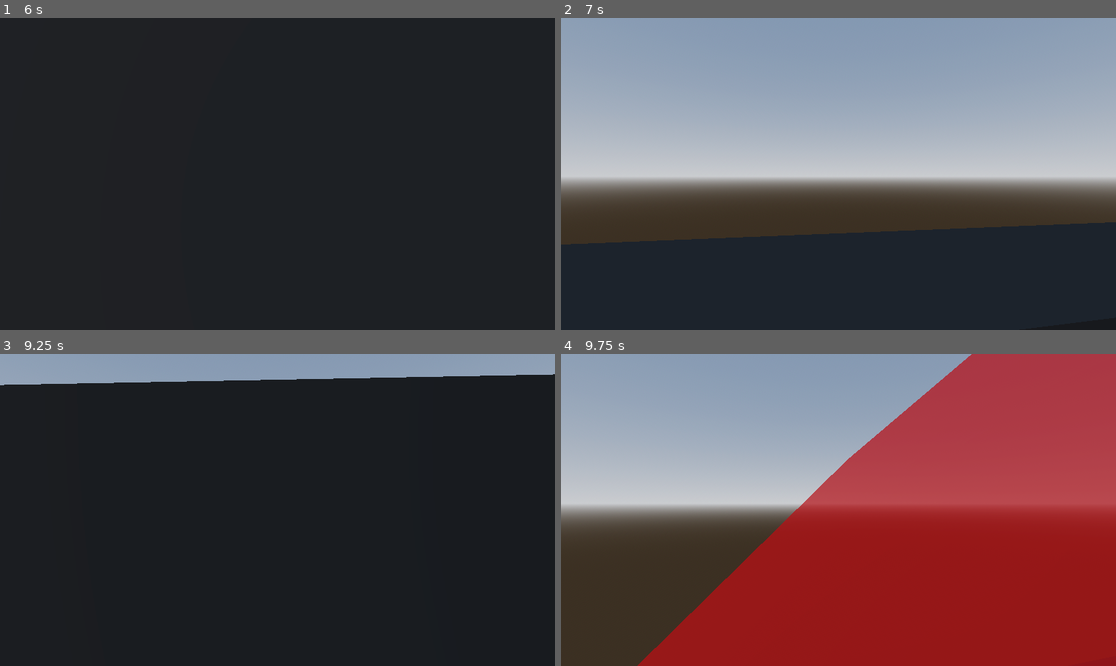
Above: before the commit, frames 1-4 (two rows, left to right).
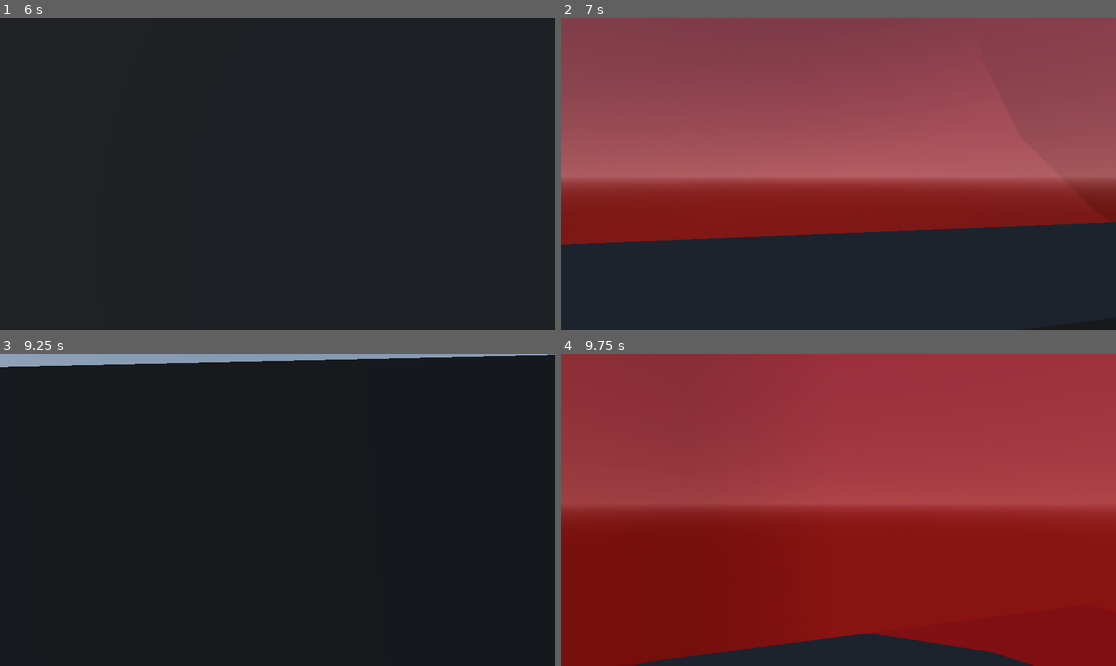
Above: after the commit, the same moments.

Repository: fantasticyeyplustiger/fantastic-boss-fight
Game: Godot game, scene res://Level/Level.tscn
Same seed, same stepped clock (60 frames per second), same inputs: the game is played once before the commit and once after it.
Inputs (mouse positions are in pixels of both pictures, inside the frame that each line leads up to):
- Up to frame 1 (6 s): tap Enter at 0.5, 5 s; move the mouse to (305, 174) at 0.52 s; hold Shift (dash) 0.53-1.28 s; hold W (up) 0.53-5.78 s; tap Space (jump) at 0.77, 1.52, 2.75, 3.02, 3.77, 4.52, 5.75 s; move the mouse to (249, 174) at 1.27 s; tap Shift (dash) every 1.5 s from 1.35 to 5.85 s; move the mouse to (288, 167) at 2.02 s; hold Shift (dash) 2.03-2.78 s; move the mouse to (271, 180) at 2.77 s; move the mouse to (316, 177) at 3.52 s; hold Shift (dash) 3.53-4.28 s; move the mouse to (233, 170) at 4.27 s; move the mouse to (283, 174) at 5.02 s; hold Shift (dash) 5.03-5.78 s; move the mouse to (255, 167) at 5.77 s; hold D (right) from 5.78 s (still down)
- Up to frame 2 (7 s): tap Space (jump) at 6.02, 6.77 s; move the mouse to (866, 174) at 6.52 s; release D (right) at 6.53 s; hold W (up) from 6.53 s (still down); hold Shift (dash) from 6.53 s (still down)
- Up to frame 3 (9.25 s): move the mouse to (249, 510) at 7.27 s; release Shift (dash) at 7.28 s; tap Shift (dash) at 7.35, 8.85 s; tap Space (jump) at 7.52, 8.75, 9.02 s; tap Enter at 8 s; move the mouse to (288, 503) at 8.02 s; hold Shift (dash) 8.03-8.78 s; move the mouse to (271, 516) at 8.77 s; release W (up) at 8.78 s; hold A (left) from 8.78 s (still down)
- Up to frame 4 (9.75 s): move the mouse to (877, 513) at 9.52 s; release A (left) at 9.53 s; hold W (up) from 9.53 s (still down); hold Shift (dash) from 9.53 s (still down)

Frame 1 is identical in both runs. In frame 2, 69% of the frame differs, in the area x 0-100%, y 0-73%; in frame 3, 6.0%; in frame 4, 51%.

Commit message:
damage fix

Diff:
--- a/fantastic-boss-fight/Boss/Boss.gd
+++ b/fantastic-boss-fight/Boss/Boss.gd
@@ -65,8 +65,8 @@
 	look_at(target_position)
 
 	var magnitude : float = (target_position - global_position).length()
-	var new_position : Vector3 = Vector3(0, 0, (-magnitude * 2.5) + 1.5)
-	var new_height : float = magnitude * 4.5
+	var new_position : Vector3 = Vector3(0, 0, (-magnitude * 3) + 1.5)
+	var new_height : float = magnitude * 6
 
 	$AirChargePath/Hitbox.position = new_position
 	$AirChargePath/Hitbox.shape.height = new_height
@@ -106,24 +106,24 @@
 
 	if is_on_floor():
 		charge_visible_hitbox.mesh.size = size - Vector3(0.0, 16.0, 0.0)
-		$ChargePath/VisibleLandingHitbox.mesh.top_radius = 35.0
-		$ChargePath/VisibleLandingHitbox.mesh.bottom_radius = 35.0
-		$ChargePath/LandingHitbox.shape.radius = 35.0
+		$ChargeLanding/VisibleLandingHitbox.mesh.top_radius = 35.0
+		$ChargeLanding/VisibleLandingHitbox.mesh.bottom_radius = 35.0
+		$ChargeLanding/LandingHitbox.shape.radius = 35.0
 	else:
 		charge_visible_hitbox.mesh.size = size - Vector3(0.0, 1.0, 0.0)
 
 	charge_visible_hitbox.position = hitbox_pos - Vector3(0.0, 6.0, 0.0)
 	charge_visible_hitbox.visible = true
 
-	$ChargePath/VisibleLandingHitbox.global_position = Vector3(target_position.x, 0.0, target_position.z)
-	$ChargePath/VisibleLandingHitbox.global_rotation = Vector3.ZERO
-	$ChargePath/LandingHitbox.global_position = Vector3(target_position.x, 0.0, target_position.z)
-	$ChargePath/LandingHitbox.global_rotation = Vector3.ZERO
+	$ChargeLanding/VisibleLandingHitbox.global_position = Vector3(target_position.x, 0.0, target_position.z)
+	$ChargeLanding/VisibleLandingHitbox.global_rotation = Vector3.ZERO
+	$ChargeLanding/LandingHitbox.global_position = Vector3(target_position.x, 0.0, target_position.z)
+	$ChargeLanding/LandingHitbox.global_rotation = Vector3.ZERO
 
 	$Animations.play("charge")
 	await get_tree().create_timer(0.6).timeout
 	charge_hitbox.set_deferred("disabled", false)
-	$ChargePath/LandingHitbox.set_deferred("disabled", false)
+	$ChargeLanding/LandingHitbox.set_deferred("disabled", false)
 
 	# reset turns hitbox invisible
 	$Animations.play("RESET")
@@ -132,7 +132,7 @@
 
 	global_position = Vector3(target_position.x, Y_VALUE_FOR_FLOOR, target_position.z)
 	charge_hitbox.set_deferred("disabled", true)
-	$ChargePath/LandingHitbox.set_deferred("disabled", true)
+	$ChargeLanding/LandingHitbox.set_deferred("disabled", true)
 
 	walk_cooldown.start(0.5)
 	attack_cd_timer.start(0.75)
--- a/fantastic-boss-fight/Boss/Boss.tscn
+++ b/fantastic-boss-fight/Boss/Boss.tscn
@@ -77,7 +77,219 @@
 
 [sub_resource type="StandardMaterial3D" id="StandardMaterial3D_b0eo8"]
 transparency = 1
+cull_mode = 1
 albedo_color = Color(1, 1, 1, 0)
+
+[sub_resource type="Animation" id="Animation_b0eo8"]
+length = 0.001
+tracks/0/type = "value"
+tracks/0/imported = false
+tracks/0/enabled = true
+tracks/0/path = NodePath("Torso:rotation")
+tracks/0/interp = 1
+tracks/0/loop_wrap = true
+tracks/0/keys = {
+"times": PackedFloat32Array(0),
+"transitions": PackedFloat32Array(1),
+"update": 0,
+"values": [Vector3(0, 0, 0)]
+}
+tracks/1/type = "value"
+tracks/1/imported = false
+tracks/1/enabled = true
+tracks/1/path = NodePath("Torso/RightArm:rotation")
+tracks/1/interp = 1
+tracks/1/loop_wrap = true
+tracks/1/keys = {
+"times": PackedFloat32Array(0),
+"transitions": PackedFloat32Array(1),
+"update": 0,
+"values": [Vector3(0, 0, 0)]
+}
+tracks/2/type = "value"
+tracks/2/imported = false
+tracks/2/enabled = true
+tracks/2/path = NodePath("Torso/LeftLeg:rotation")
+tracks/2/interp = 1
+tracks/2/loop_wrap = true
+tracks/2/keys = {
+"times": PackedFloat32Array(0),
+"transitions": PackedFloat32Array(1),
+"update": 0,
+"values": [Vector3(0, 0, 0)]
+}
+tracks/3/type = "value"
+tracks/3/imported = false
+tracks/3/enabled = true
+tracks/3/path = NodePath("Torso/LeftLeg:position")
+tracks/3/interp = 1
+tracks/3/loop_wrap = true
+tracks/3/keys = {
+"times": PackedFloat32Array(0),
+"transitions": PackedFloat32Array(1),
+"update": 0,
+"values": [Vector3(0, 0, 0)]
+}
+tracks/4/type = "value"
+tracks/4/imported = false
+tracks/4/enabled = true
+tracks/4/path = NodePath("Torso/LeftArm:rotation")
+tracks/4/interp = 1
+tracks/4/loop_wrap = true
+tracks/4/keys = {
+"times": PackedFloat32Array(0),
+"transitions": PackedFloat32Array(1),
+"update": 0,
+"values": [Vector3(0, 0, 0)]
+}
+tracks/5/type = "value"
+tracks/5/imported = false
+tracks/5/enabled = true
+tracks/5/path = NodePath("Torso/LeftArm:position")
+tracks/5/interp = 1
+tracks/5/loop_wrap = true
+tracks/5/keys = {
+"times": PackedFloat32Array(0),
+"transitions": PackedFloat32Array(1),
+"update": 0,
+"values": [Vector3(0, 0, 0)]
+}
+tracks/6/type = "value"
+tracks/6/imported = false
+tracks/6/enabled = true
+tracks/6/path = NodePath("Torso/RightArm:position")
+tracks/6/interp = 1
+tracks/6/loop_wrap = true
+tracks/6/keys = {
+"times": PackedFloat32Array(0),
+"transitions": PackedFloat32Array(1),
+"update": 0,
+"values": [Vector3(0, 0, 0)]
+}
+tracks/7/type = "value"
+tracks/7/imported = false
+tracks/7/enabled = true
+tracks/7/path = NodePath("ChargePath/VisibleHitbox:surface_material_override/0:albedo_color")
+tracks/7/interp = 1
+tracks/7/loop_wrap = true
+tracks/7/keys = {
+"times": PackedFloat32Array(0),
+"transitions": PackedFloat32Array(1),
+"update": 0,
+"values": [Color(1, 0, 0, 0)]
+}
+tracks/8/type = "value"
+tracks/8/imported = false
+tracks/8/enabled = true
+tracks/8/path = NodePath("AirChargePath/VisibleHitbox:surface_material_override/0:albedo_color")
+tracks/8/interp = 1
+tracks/8/loop_wrap = true
+tracks/8/keys = {
+"times": PackedFloat32Array(0),
+"transitions": PackedFloat32Array(1),
+"update": 0,
+"values": [Color(1, 1, 1, 0)]
+}
+
+[sub_resource type="Animation" id="Animation_p0rjq"]
+resource_name = "air_charge"
+length = 0.6
+tracks/0/type = "value"
+tracks/0/imported = false
+tracks/0/enabled = true
+tracks/0/path = NodePath("Torso:rotation")
+tracks/0/interp = 1
+tracks/0/loop_wrap = true
+tracks/0/keys = {
+"times": PackedFloat32Array(0, 0.2),
+"transitions": PackedFloat32Array(1, 1),
+"update": 0,
+"values": [Vector3(0, 0, 0), Vector3(0, -0.570723, 0)]
+}
+tracks/1/type = "value"
+tracks/1/imported = false
+tracks/1/enabled = true
+tracks/1/path = NodePath("Torso/RightArm:rotation")
+tracks/1/interp = 1
+tracks/1/loop_wrap = true
+tracks/1/keys = {
+"times": PackedFloat32Array(0, 0.2),
+"transitions": PackedFloat32Array(0.420448, 1),
+"update": 0,
+"values": [Vector3(0, 0, 0), Vector3(1.52367, 0.190241, 0)]
+}
+tracks/2/type = "value"
+tracks/2/imported = false
+tracks/2/enabled = true
+tracks/2/path = NodePath("Torso/LeftLeg:rotation")
+tracks/2/interp = 1
+tracks/2/loop_wrap = true
+tracks/2/keys = {
+"times": PackedFloat32Array(0, 0.2),
+"transitions": PackedFloat32Array(1, 1),
+"update": 0,
+"values": [Vector3(0, 0, 0), Vector3(-0.190241, 0.380482, 0)]
+}
+tracks/3/type = "value"
+tracks/3/imported = false
+tracks/3/enabled = true
+tracks/3/path = NodePath("Torso/LeftLeg:position")
+tracks/3/interp = 1
+tracks/3/loop_wrap = true
+tracks/3/keys = {
+"times": PackedFloat32Array(0, 0.2),
+"transitions": PackedFloat32Array(1, 1),
+"update": 0,
+"values": [Vector3(0, 0, 0), Vector3(-0.035, 0, -0.205)]
+}
+tracks/4/type = "value"
+tracks/4/imported = false
+tracks/4/enabled = true
+tracks/4/path = NodePath("Torso/LeftArm:rotation")
+tracks/4/interp = 1
+tracks/4/loop_wrap = true
+tracks/4/keys = {
+"times": PackedFloat32Array(0, 0.2),
+"transitions": PackedFloat32Array(1, 1),
+"update": 0,
+"values": [Vector3(0, 0, 0), Vector3(1.5708, 0.380482, 0)]
+}
+tracks/5/type = "value"
+tracks/5/imported = false
+tracks/5/enabled = true
+tracks/5/path = NodePath("Torso/LeftArm:position")
+tracks/5/interp = 1
+tracks/5/loop_wrap = true
+tracks/5/keys = {
+"times": PackedFloat32Array(0, 0.2),
+"transitions": PackedFloat32Array(1, 1),
+"update": 0,
+"values": [Vector3(0, 0, 0), Vector3(-0.15, 0.18, -0.515)]
+}
+tracks/6/type = "value"
+tracks/6/imported = false
+tracks/6/enabled = true
+tracks/6/path = NodePath("Torso/RightArm:position")
+tracks/6/interp = 1
+tracks/6/loop_wrap = true
+tracks/6/keys = {
+"times": PackedFloat32Array(0, 0.2),
+"transitions": PackedFloat32Array(0.435275, 1),
+"update": 0,
+"values": [Vector3(0, 0, 0), Vector3(0.135, 0.25, 0)]
+}
+tracks/7/type = "value"
+tracks/7/imported = false
+tracks/7/enabled = true
+tracks/7/path = NodePath("AirChargePath/VisibleHitbox:surface_material_override/0:albedo_color")
+tracks/7/interp = 1
+tracks/7/loop_wrap = true
+tracks/7/keys = {
+"times": PackedFloat32Array(0, 0.3),
+"transitions": PackedFloat32Array(1, 1),
+"update": 0,
+"values": [Color(1, 0, 0, 0), Color(1, 0, 0, 1)]
+}
 
 [sub_resource type="Animation" id="Animation_8ujus"]
 resource_name = "charge"
@@ -178,241 +390,6 @@
 "update": 0,
 "values": [Color(1, 0, 0, 0.333333), Color(1, 0, 0, 0.333333), Color(1, 0, 0, 1)]
 }
-tracks/8/type = "value"
-tracks/8/imported = false
-tracks/8/enabled = true
-tracks/8/path = NodePath("ChargePath/VisibleLandingHitbox:surface_material_override/0:albedo_color")
-tracks/8/interp = 1
-tracks/8/loop_wrap = true
-tracks/8/keys = {
-"times": PackedFloat32Array(0, 0.5, 0.6),
-"transitions": PackedFloat32Array(1, 1, 1),
-"update": 0,
-"values": [Color(1, 0, 0, 0.333333), Color(1, 0, 0, 0.333333), Color(1, 0, 0, 1)]
-}
-
-[sub_resource type="Animation" id="Animation_b0eo8"]
-length = 0.001
-tracks/0/type = "value"
-tracks/0/imported = false
-tracks/0/enabled = true
-tracks/0/path = NodePath("Torso:rotation")
-tracks/0/interp = 1
-tracks/0/loop_wrap = true
-tracks/0/keys = {
-"times": PackedFloat32Array(0),
-"transitions": PackedFloat32Array(1),
-"update": 0,
-"values": [Vector3(0, 0, 0)]
-}
-tracks/1/type = "value"
-tracks/1/imported = false
-tracks/1/enabled = true
-tracks/1/path = NodePath("Torso/RightArm:rotation")
-tracks/1/interp = 1
-tracks/1/loop_wrap = true
-tracks/1/keys = {
-"times": PackedFloat32Array(0),
-"transitions": PackedFloat32Array(1),
-"update": 0,
-"values": [Vector3(0, 0, 0)]
-}
-tracks/2/type = "value"
-tracks/2/imported = false
-tracks/2/enabled = true
-tracks/2/path = NodePath("Torso/LeftLeg:rotation")
-tracks/2/interp = 1
-tracks/2/loop_wrap = true
-tracks/2/keys = {
-"times": PackedFloat32Array(0),
-"transitions": PackedFloat32Array(1),
-"update": 0,
-"values": [Vector3(0, 0, 0)]
-}
-tracks/3/type = "value"
-tracks/3/imported = false
-tracks/3/enabled = true
-tracks/3/path = NodePath("Torso/LeftLeg:position")
-tracks/3/interp = 1
-tracks/3/loop_wrap = true
-tracks/3/keys = {
-"times": PackedFloat32Array(0),
-"transitions": PackedFloat32Array(1),
-"update": 0,
-"values": [Vector3(0, 0, 0)]
-}
-tracks/4/type = "value"
-tracks/4/imported = false
-tracks/4/enabled = true
-tracks/4/path = NodePath("Torso/LeftArm:rotation")
-tracks/4/interp = 1
-tracks/4/loop_wrap = true
-tracks/4/keys = {
-"times": PackedFloat32Array(0),
-"transitions": PackedFloat32Array(1),
-"update": 0,
-"values": [Vector3(0, 0, 0)]
-}
-tracks/5/type = "value"
-tracks/5/imported = false
-tracks/5/enabled = true
-tracks/5/path = NodePath("Torso/LeftArm:position")
-tracks/5/interp = 1
-tracks/5/loop_wrap = true
-tracks/5/keys = {
-"times": PackedFloat32Array(0),
-"transitions": PackedFloat32Array(1),
-"update": 0,
-"values": [Vector3(0, 0, 0)]
-}
-tracks/6/type = "value"
-tracks/6/imported = false
-tracks/6/enabled = true
-tracks/6/path = NodePath("Torso/RightArm:position")
-tracks/6/interp = 1
-tracks/6/loop_wrap = true
-tracks/6/keys = {
-"times": PackedFloat32Array(0),
-"transitions": PackedFloat32Array(1),
-"update": 0,
-"values": [Vector3(0, 0, 0)]
-}
-tracks/7/type = "value"
-tracks/7/imported = false
-tracks/7/enabled = true
-tracks/7/path = NodePath("ChargePath/VisibleHitbox:surface_material_override/0:albedo_color")
-tracks/7/interp = 1
-tracks/7/loop_wrap = true
-tracks/7/keys = {
-"times": PackedFloat32Array(0),
-"transitions": PackedFloat32Array(1),
-"update": 0,
-"values": [Color(1, 0, 0, 0)]
-}
-tracks/8/type = "value"
-tracks/8/imported = false
-tracks/8/enabled = true
-tracks/8/path = NodePath("ChargePath/VisibleLandingHitbox:surface_material_override/0:albedo_color")
-tracks/8/interp = 1
-tracks/8/loop_wrap = true
-tracks/8/keys = {
-"times": PackedFloat32Array(0),
-"transitions": PackedFloat32Array(1),
-"update": 0,
-"values": [Color(1, 0, 0, 0)]
-}
-tracks/9/type = "value"
-tracks/9/imported = false
-tracks/9/enabled = true
-tracks/9/path = NodePath("AirChargePath/VisibleHitbox:surface_material_override/0:albedo_color")
-tracks/9/interp = 1
-tracks/9/loop_wrap = true
-tracks/9/keys = {
-"times": PackedFloat32Array(0),
-"transitions": PackedFloat32Array(1),
-"update": 0,
-"values": [Color(1, 1, 1, 0)]
-}
-
-[sub_resource type="Animation" id="Animation_p0rjq"]
-resource_name = "air_charge"
-length = 0.6
-tracks/0/type = "value"
-tracks/0/imported = false
-tracks/0/enabled = true
-tracks/0/path = NodePath("Torso:rotation")
-tracks/0/interp = 1
-tracks/0/loop_wrap = true
-tracks/0/keys = {
-"times": PackedFloat32Array(0, 0.2),
-"transitions": PackedFloat32Array(1, 1),
-"update": 0,
-"values": [Vector3(0, 0, 0), Vector3(0, -0.570723, 0)]
-}
-tracks/1/type = "value"
-tracks/1/imported = false
-tracks/1/enabled = true
-tracks/1/path = NodePath("Torso/RightArm:rotation")
-tracks/1/interp = 1
-tracks/1/loop_wrap = true
-tracks/1/keys = {
-"times": PackedFloat32Array(0, 0.2),
-"transitions": PackedFloat32Array(0.420448, 1),
-"update": 0,
-"values": [Vector3(0, 0, 0), Vector3(1.52367, 0.190241, 0)]
-}
-tracks/2/type = "value"
-tracks/2/imported = false
-tracks/2/enabled = true
-tracks/2/path = NodePath("Torso/LeftLeg:rotation")
-tracks/2/interp = 1
-tracks/2/loop_wrap = true
-tracks/2/keys = {
-"times": PackedFloat32Array(0, 0.2),
-"transitions": PackedFloat32Array(1, 1),
-"update": 0,
-"values": [Vector3(0, 0, 0), Vector3(-0.190241, 0.380482, 0)]
-}
-tracks/3/type = "value"
-tracks/3/imported = false
-tracks/3/enabled = true
-tracks/3/path = NodePath("Torso/LeftLeg:position")
-tracks/3/interp = 1
-tracks/3/loop_wrap = true
-tracks/3/keys = {
-"times": PackedFloat32Array(0, 0.2),
-"transitions": PackedFloat32Array(1, 1),
-"update": 0,
-"values": [Vector3(0, 0, 0), Vector3(-0.035, 0, -0.205)]
-}
-tracks/4/type = "value"
-tracks/4/imported = false
-tracks/4/enabled = true
-tracks/4/path = NodePath("Torso/LeftArm:rotation")
-tracks/4/interp = 1
-tracks/4/loop_wrap = true
-tracks/4/keys = {
-"times": PackedFloat32Array(0, 0.2),
-"transitions": PackedFloat32Array(1, 1),
-"update": 0,
-"values": [Vector3(0, 0, 0), Vector3(1.5708, 0.380482, 0)]
-}
-tracks/5/type = "value"
-tracks/5/imported = false
-tracks/5/enabled = true
-tracks/5/path = NodePath("Torso/LeftArm:position")
-tracks/5/interp = 1
-tracks/5/loop_wrap = true
-tracks/5/keys = {
-"times": PackedFloat32Array(0, 0.2),
-"transitions": PackedFloat32Array(1, 1),
-"update": 0,
-"values": [Vector3(0, 0, 0), Vector3(-0.15, 0.18, -0.515)]
-}
-tracks/6/type = "value"
-tracks/6/imported = false
-tracks/6/enabled = true
-tracks/6/path = NodePath("Torso/RightArm:position")
-tracks/6/interp = 1
-tracks/6/loop_wrap = true
-tracks/6/keys = {
-"times": PackedFloat32Array(0, 0.2),
-"transitions": PackedFloat32Array(0.435275, 1),
-"update": 0,
-"values": [Vector3(0, 0, 0), Vector3(0.135, 0.25, 0)]
-}
-tracks/7/type = "value"
-tracks/7/imported = false
-tracks/7/enabled = true
-tracks/7/path = NodePath("AirChargePath/VisibleHitbox:surface_material_override/0:albedo_color")
-tracks/7/interp = 1
-tracks/7/loop_wrap = true
-tracks/7/keys = {
-"times": PackedFloat32Array(0, 0.3),
-"transitions": PackedFloat32Array(1, 1),
-"update": 0,
-"values": [Color(1, 0, 0, 0), Color(1, 0, 0, 1)]
-}
 
 [sub_resource type="AnimationLibrary" id="AnimationLibrary_b0eo8"]
 _data = {
@@ -482,6 +459,7 @@
 
 [node name="Hitbox" type="CollisionShape3D" parent="ChargePath"]
 transform = Transform3D(1, 0, 0, 0, 1, 0, 0, 0, 1, 0, 0, -61)
+visible = false
 shape = SubResource("BoxShape3D_8ujus")
 disabled = true
 
@@ -490,16 +468,24 @@
 mesh = SubResource("BoxMesh_8ujus")
 surface_material_override/0 = SubResource("StandardMaterial3D_8ujus")
 
-[node name="LandingHitbox" type="CollisionShape3D" parent="ChargePath"]
+[node name="ChargeLanding" type="Area3D" parent="."]
+collision_layer = 2
+collision_mask = 0
+
+[node name="LandingHitbox" type="CollisionShape3D" parent="ChargeLanding"]
+visible = false
 shape = SubResource("CylinderShape3D_8ujus")
 disabled = true
 
-[node name="VisibleLandingHitbox" type="MeshInstance3D" parent="ChargePath"]
+[node name="VisibleLandingHitbox" type="MeshInstance3D" parent="ChargeLanding"]
 transform = Transform3D(1, 0, 0, 0, 1, 0, 0, 0, 1, 0, -4, 0)
 mesh = SubResource("CylinderMesh_8ujus")
+skeleton = NodePath("../../ChargePath")
 surface_material_override/0 = SubResource("StandardMaterial3D_8ujus")
 
 [node name="AirChargePath" type="Area3D" parent="."]
+collision_layer = 2
+collision_mask = 0
 
 [node name="Hitbox" type="CollisionShape3D" parent="AirChargePath"]
 transform = Transform3D(1, 0, 0, 0, -4.37114e-08, 1, 0, -1, -4.37114e-08, 0, 0, -16)
--- a/fantastic-boss-fight/Player.gd
+++ b/fantastic-boss-fight/Player.gd
@@ -63,8 +63,7 @@
 
 
 func get_hit(area: Area3D) -> void:
-	print($Area3D.get_overlapping_areas().size())
-	health -= area.get_parent().damage * $Area3D.get_overlapping_areas().size()
+	health -= area.get_parent().damage
 	print(health)
 	if health <= 0.0:
 		can_move = false
